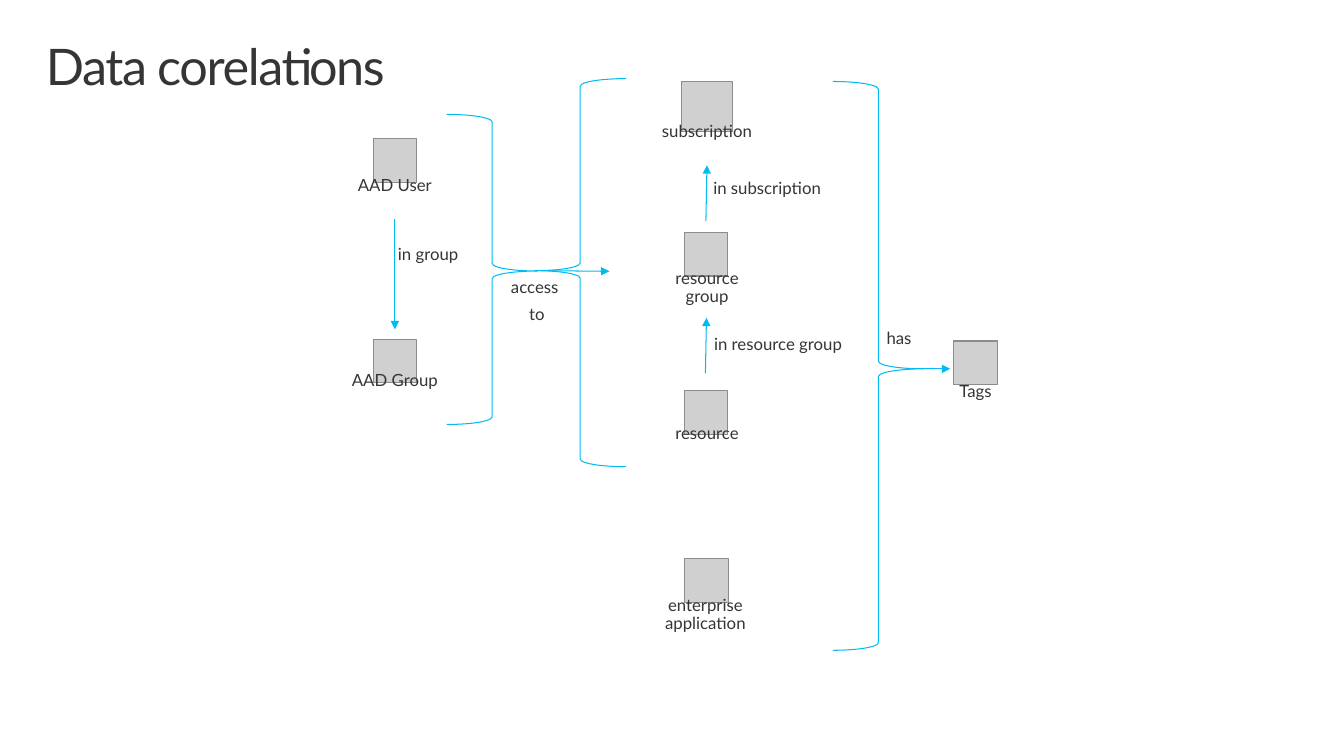
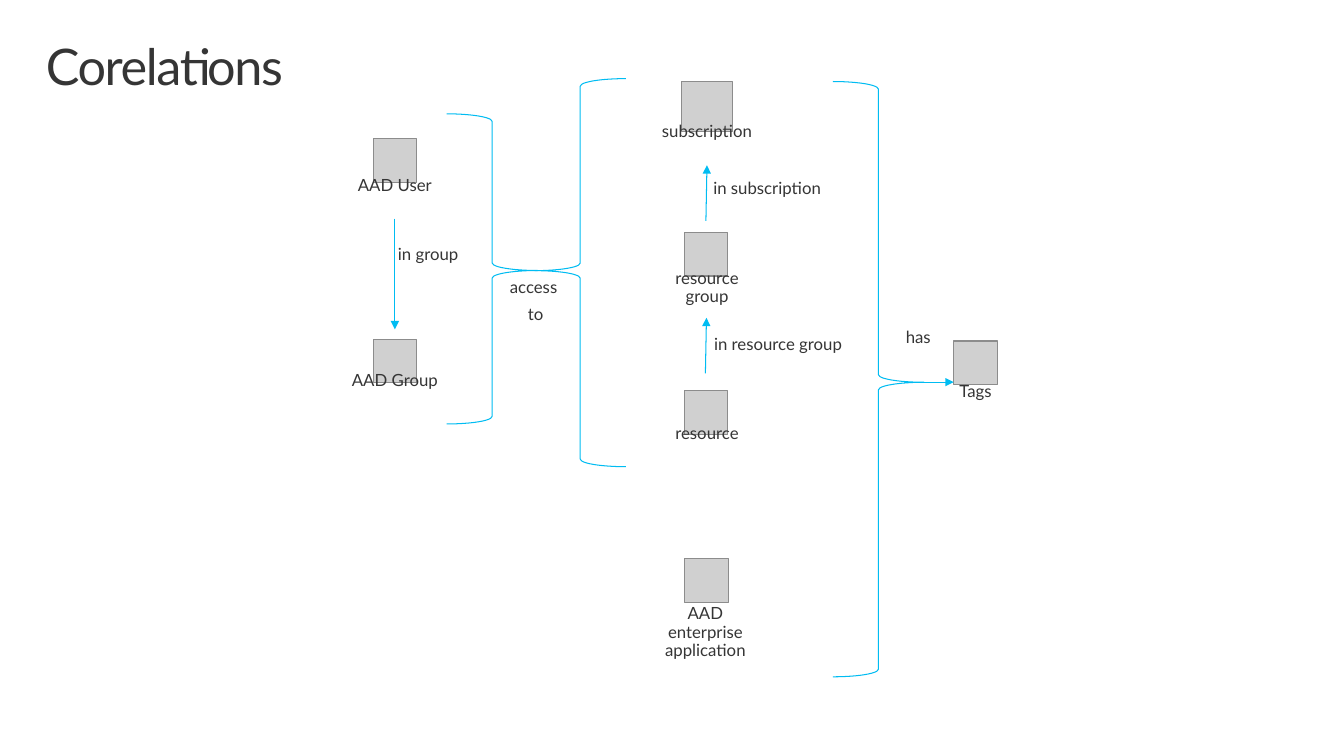
Before and after one commit to nicolgit/whoiswho, a slide deck: slide 6 of marketing/Customer Deck.pptx (slide 7 before the commit). Drawn at 1344x756 pixels with LibreOffice and Linux fonts; fonts in the diff are those of the drawing; grey boxes stand for pictures; background and template pictures are left out. Boxes give left, top, right and bottom in pixels: in the first picture for what was removed or moved away, otherwise in the second. Text is boxed around its words. In the diff, an @@ line names an element or a change of style, - is before the commit and + after.

```diff
--- a/marketing/Customer Deck.pptx
+++ b/marketing/Customer Deck.pptx
@@ title at (x1=46, y1=48, x2=283, y2=86): text changed @@
-Data corelations
+Corelations
@@ right brace resized from (x1=833, y1=82, x2=924, y2=650) to (x1=833, y1=82, x2=924, y2=678) @@
@@ arrow removed from (534, 270) to (610, 271) @@
@@ text "has" moved from (x1=887, y1=331, x2=912, y2=344) to (x1=906, y1=330, x2=931, y2=343) @@
@@ arrow moved from (913, 369) - (951, 369) to (918, 382) - (954, 382) @@
@@ text at (x1=665, y1=607, x2=746, y2=659): text changed @@
-enterprise application
+AAD enterprise application
```
Also in this commit, not shown: 3 other slides changed, 1 slide added, 6 other files.
